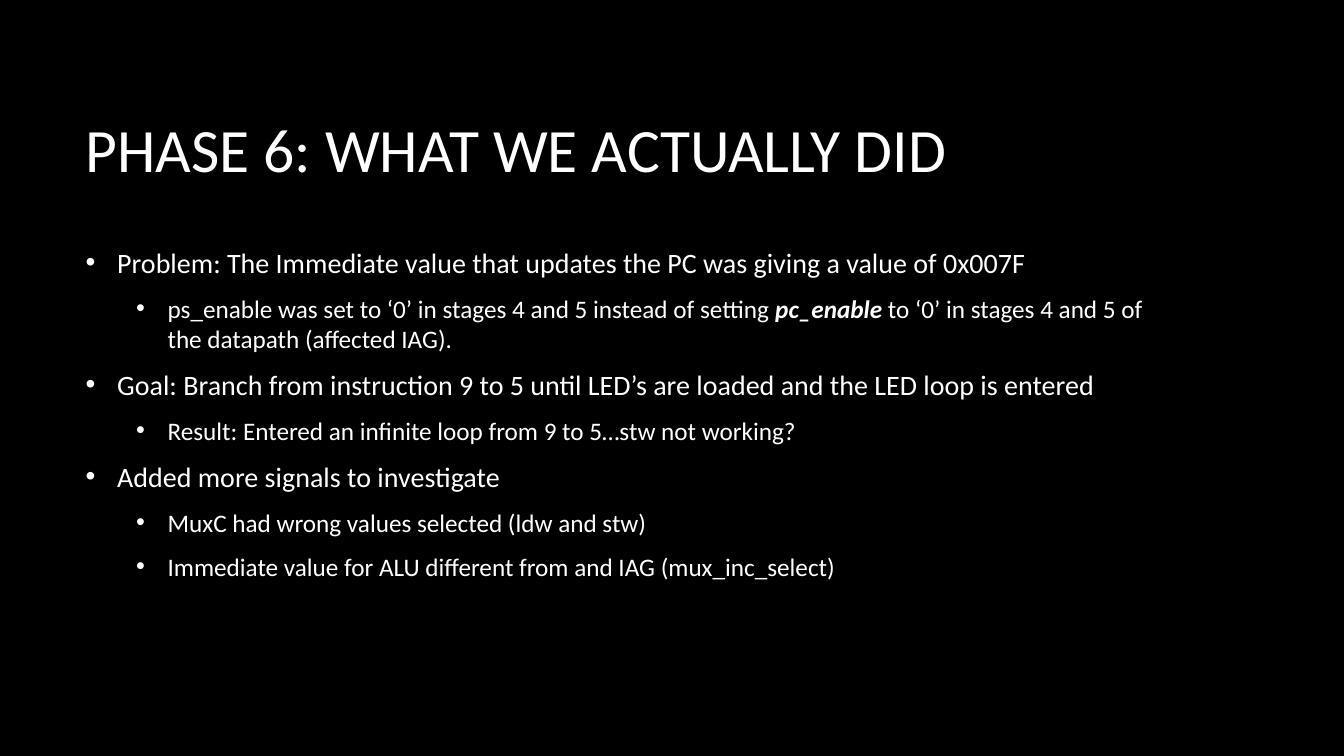
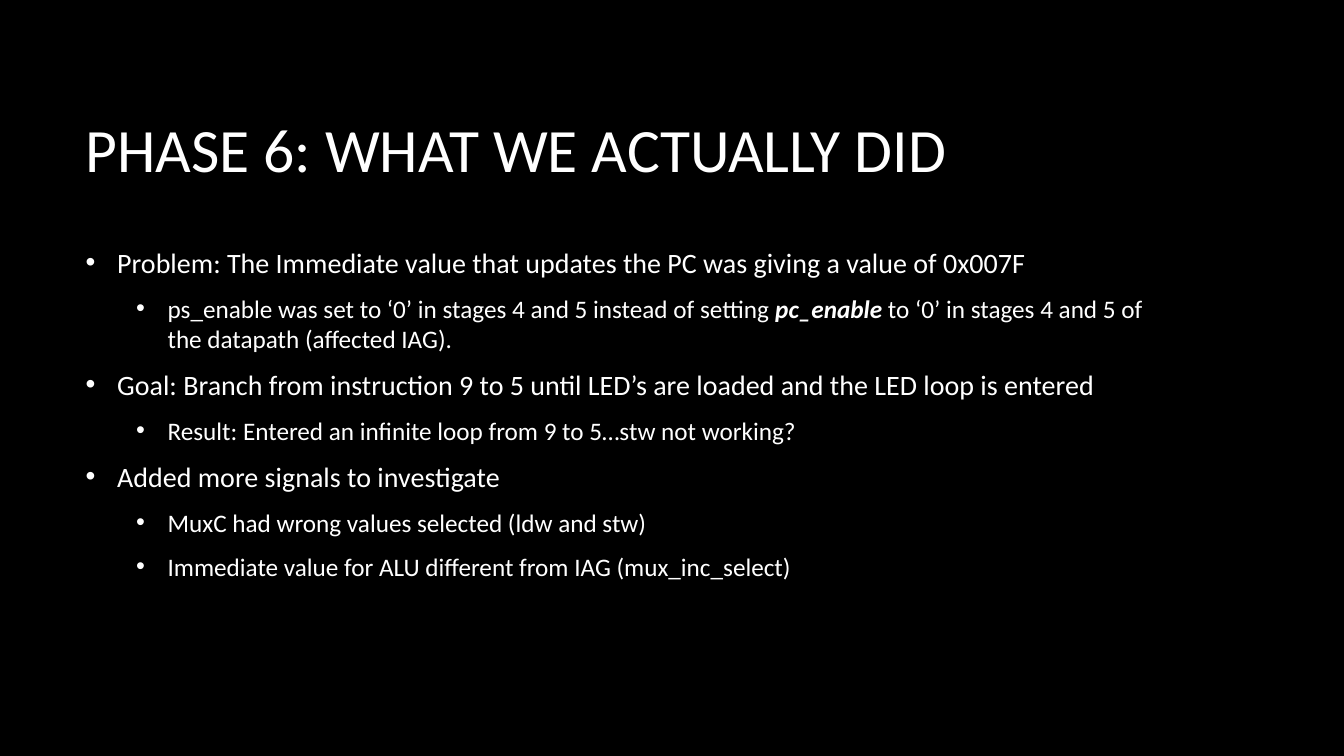
Before and after one commit to sheawinkler/230Project, a slide deck: slide 23 of Part6/Final_presentation.pptx. Drawn at 1344x756 pixels with LibreOffice and Linux fonts; fonts in the diff are those of the drawing; background and template pictures are left out. Boxes give left, top, right and bottom in pixels: in the first picture for what was removed or moved away, otherwise in the second. Text is boxed around its words. In the diff, an @@ line names an element or a change of style, - is before the commit and + after.

```diff
--- a/Part6/Final_presentation.pptx
+++ b/Part6/Final_presentation.pptx
@@ text at <box>168,557,791,580</box>: text changed @@
-  • Immediate value for ALU different from and IAG (mux_inc_select)
+  • Immediate value for ALU different from IAG (mux_inc_select)
```
Also in this commit, not shown: 1 other slide changed.
